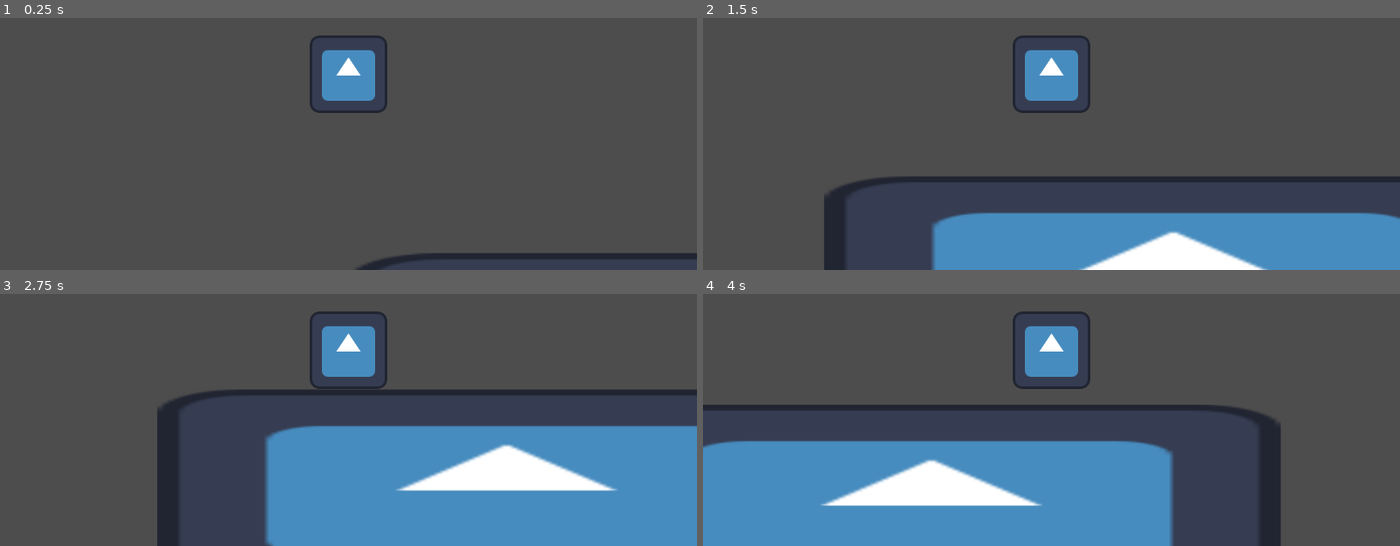
Above: before the commit, frames 1-4 (two rows, left to right).
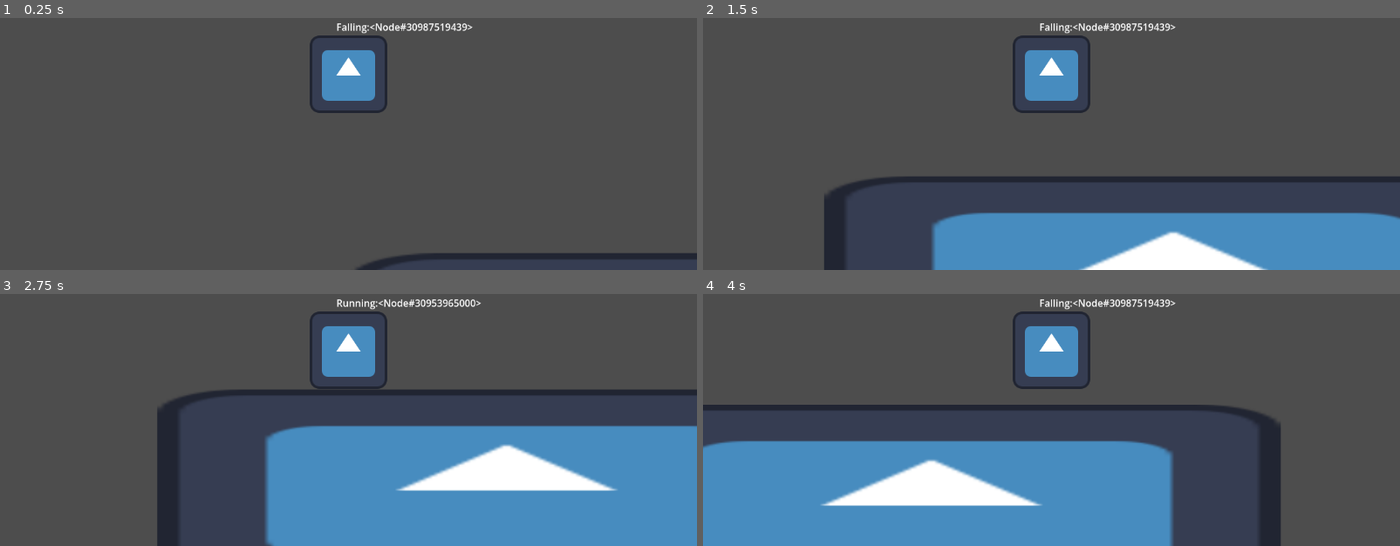
Above: after the commit, the same moments.

Repository: FoxedGuy/rune-ruins
Game: Godot game, scene res://player/PlayerTest.tscn
Two runs of this game, one before a commit and one after it. Both use one fixed random seed, a clock stepped at 60 frames per second and the inputs below. The engine's default icon, where the game draws it, is replaced by a stand-in: a white triangle on a blue panel in a dark square.
Inputs:
- Up to frame 1 (0.25 s): no input
- Up to frame 2 (1.5 s): hold D (move_right) from 0.53 s (still down); tap W (move_jump) at 0.77 s
- Up to frame 3 (2.75 s): tap W (move_jump) at 1.52 s; release D (move_right) at 2.03 s; hold A (move_left) from 2.03 s (still down)
- Up to frame 4 (4 s): release A (move_left) at 2.78 s; hold D (move_right) from 2.78 s (still down); tap W (move_jump) at 3.02, 3.77 s

The runs differ from the first frame. In frame 1, 0.4% of the frame differs, in the area x 48-68%, y 2-7%; in frame 2, 0.4%; in frame 3, 0.4%, in the area x 48-70%, y 2-7%; in frame 4, 0.4%.
Error before the commit: Invalid assignment of property or key 'text' with value of type 'String' on a base object of type 'null instance'. (res://player/Player.gd:46)

Commit message:
added Label node and OnWall node as Player children

Diff:
--- a/player/Player.tscn
+++ b/player/Player.tscn
@@ -1,12 +1,13 @@
 [gd_scene format=3 uid="uid://b1osu3hae0plb"]
 
-[ext_resource type="Script" uid="uid://cvscmr36uswp3" path="res://player/player.gd" id="1_kpjcp"]
+[ext_resource type="Script" uid="uid://cvscmr36uswp3" path="res://player/Player.gd" id="1_kpjcp"]
 [ext_resource type="Texture2D" uid="uid://lo573ehi77hb" path="res://icon.svg" id="2_kne1u"]
 [ext_resource type="Script" uid="uid://dg61mlnl8425q" path="res://state_machine/state_machine.gd" id="3_wnvi2"]
 [ext_resource type="Script" uid="uid://yk0qhnkhcpp8" path="res://player/states/idle_state.gd" id="4_83hs8"]
 [ext_resource type="Script" uid="uid://uyme8i2poykp" path="res://player/states/run_state.gd" id="5_x8kxw"]
 [ext_resource type="Script" uid="uid://b1ea0p0x6i4tv" path="res://player/states/jump_state.gd" id="6_aqcbf"]
 [ext_resource type="Script" uid="uid://00kled86y8cr" path="res://player/states/fall_state.gd" id="7_gskgj"]
+[ext_resource type="Script" uid="uid://ct5uk4rfxvglr" path="res://player/states/on_wall_state.gd" id="8_06mnu"]
 
 [sub_resource type="RectangleShape2D" id="RectangleShape2D_1snfn"]
 size = Vector2(128, 128)
@@ -38,3 +39,12 @@
 
 [node name="Falling" type="Node" parent="StateMachine" unique_id=917816279]
 script = ExtResource("7_gskgj")
+
+[node name="OnWall" type="Node" parent="StateMachine" unique_id=1698115019]
+script = ExtResource("8_06mnu")
+
+[node name="Label" type="Label" parent="." unique_id=1429804915]
+offset_left = -20.0
+offset_top = -90.0
+offset_right = 20.0
+offset_bottom = -67.0
